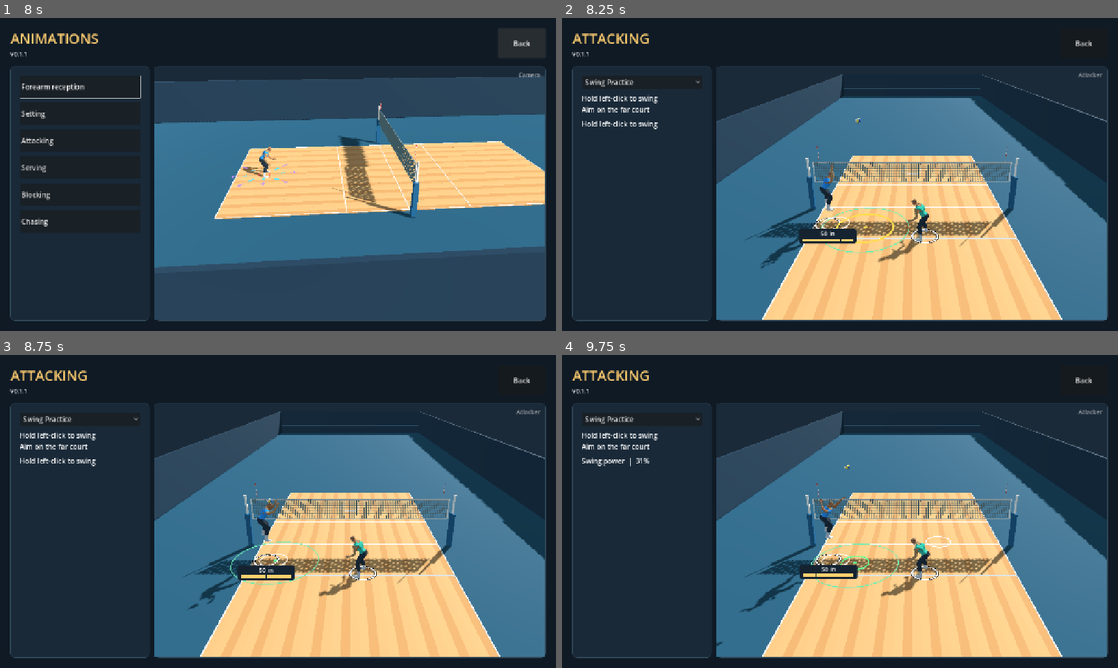
Above: before the commit, frames 1-4 (two rows, left to right).
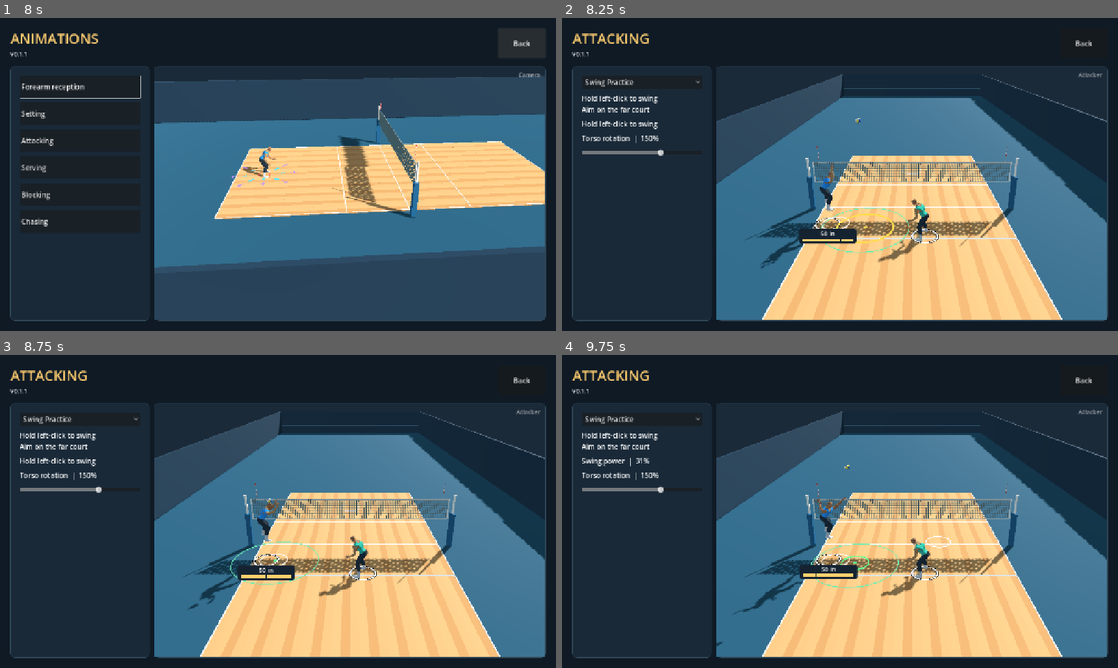
Above: after the commit, the same moments.

Repository: foreandr/volleyball
Game: Godot game, scene res://scenes/main.tscn
The game is run twice, just before and just after one commit, with the same random seed, the same clock (stepped at 60 frames per second) and the same inputs.
Inputs (mouse positions are in pixels of both pictures, inside the frame that each line leads up to):
- Up to frame 1 (8 s): click "Story" at 0.5 s; click "New" at 1.25 s; click "Back" at 2 s; click "New" at 2.75 s; click "Save" at 3.5 s; click "Forearm reception" at 4.25 s; click "Play all" at 5 s; click "Next" at 5.75 s; click "Next" at 6.5 s; click "Back" at 7.25 s
- Up to frame 2 (8.25 s): click "Attacking" at 8 s
- Up to frame 3 (8.75 s): no input
- Up to frame 4 (9.75 s): tap Enter at 8.75, 9.5 s; move the mouse to (812, 574) at 8.77 s; hold W 8.78-9.5 s; tap Z at 8.85 s; click (812, 574) at 8.92 s; tap Space at 9.02 s; drag from (1006, 558) to (812, 574) at 9.52 s

Frame 1 is identical in both runs. In frame 2, 0.3% of the frame differs, in the area x 3-19%, y 37-45%; in frame 3, 0.3%; in frame 4, 0.4%, in the area x 3-52%, y 37-83%.

Commit message:
Add a live torso rotation slider for attacking

Diff:
--- a/scripts/attack_drill.gd
+++ b/scripts/attack_drill.gd
@@ -18,6 +18,7 @@
 const SWING_FOLLOW_TIME := 0.30
 var stage := Stage.SERVE
 var swing_practice := true
+var torso_rotation_scale := 1.50
 var swing_button_down := false
 var stage_start := 0.0
 var serve_target: Vector3
@@ -415,9 +416,9 @@
 	var aim := rig.to_local(swing_aim)-rig.to_local(setter.global_position)
 	var aim_turn := clampf(atan2(aim.x,aim.z),-0.48,0.48)
 	var turn := lerpf(-0.57,0.42+aim_turn*0.52,chest_turn)+(0.34+aim_turn*0.38)*follow
-	author.rotate_world(pose,"spine_01",Vector3.UP,turn*0.20*weight)
-	author.rotate_world(pose,"spine_02",Vector3.UP,turn*0.34*weight)
-	author.rotate_world(pose,"spine_03",Vector3.UP,turn*0.46*weight)
+	author.rotate_world(pose,"spine_01",Vector3.UP,turn*0.20*weight*torso_rotation_scale)
+	author.rotate_world(pose,"spine_02",Vector3.UP,turn*0.34*weight*torso_rotation_scale)
+	author.rotate_world(pose,"spine_03",Vector3.UP,turn*0.46*weight*torso_rotation_scale)
 	var ball_target := rig.to_local(contact)
 	var right_shoulder: Vector3 = author.point(pose,"upperarm_r")
 	var reach := ball_target-right_shoulder
--- a/scripts/story_animations.gd
+++ b/scripts/story_animations.gd
@@ -342,8 +342,27 @@
 	if attack: setting_drill.swing_practice = modes.selected == 0
 	preview_player.get_parent().add_child(setting_drill)
 	setting_drill.configure(preview_player,drill_status,modes.selected == 1,build_label)
-	if attack: setting_drill.bump.set_custom_backward(load_custom_backward_clip())
+	if attack:
+		setting_drill.bump.set_custom_backward(load_custom_backward_clip())
+		add_torso_rotation_slider()
 	preview.grab_focus()
+
+func add_torso_rotation_slider() -> void:
+	var rotation_readout := label("",16)
+	content.add_child(rotation_readout)
+	var slider := HSlider.new()
+	slider.name = "TorsoRotation"
+	slider.min_value = 50
+	slider.max_value = 200
+	slider.step = 5
+	slider.custom_minimum_size.y = 24
+	slider.value = setting_drill.torso_rotation_scale*100.0
+	var update := func(value: float):
+		setting_drill.torso_rotation_scale = value/100.0
+		rotation_readout.text = "Torso rotation  |  %d%%" % roundi(value)
+	slider.value_changed.connect(update)
+	update.call(slider.value)
+	content.add_child(slider)
 
 func stop_setting_drill() -> void:
 	if not is_instance_valid(setting_drill): return
